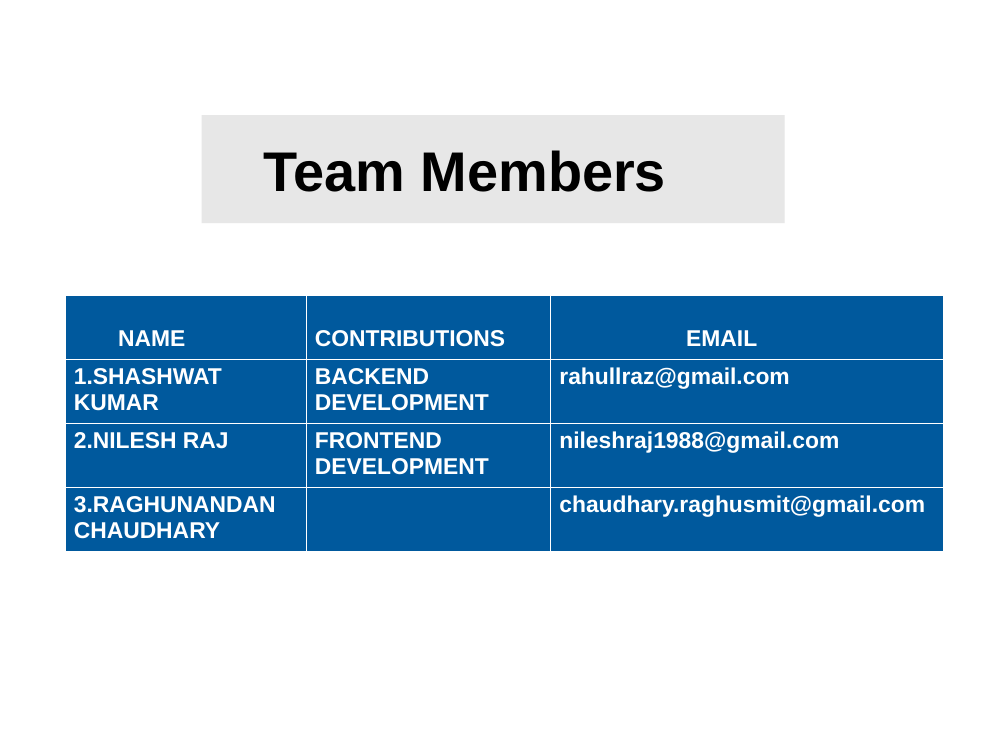
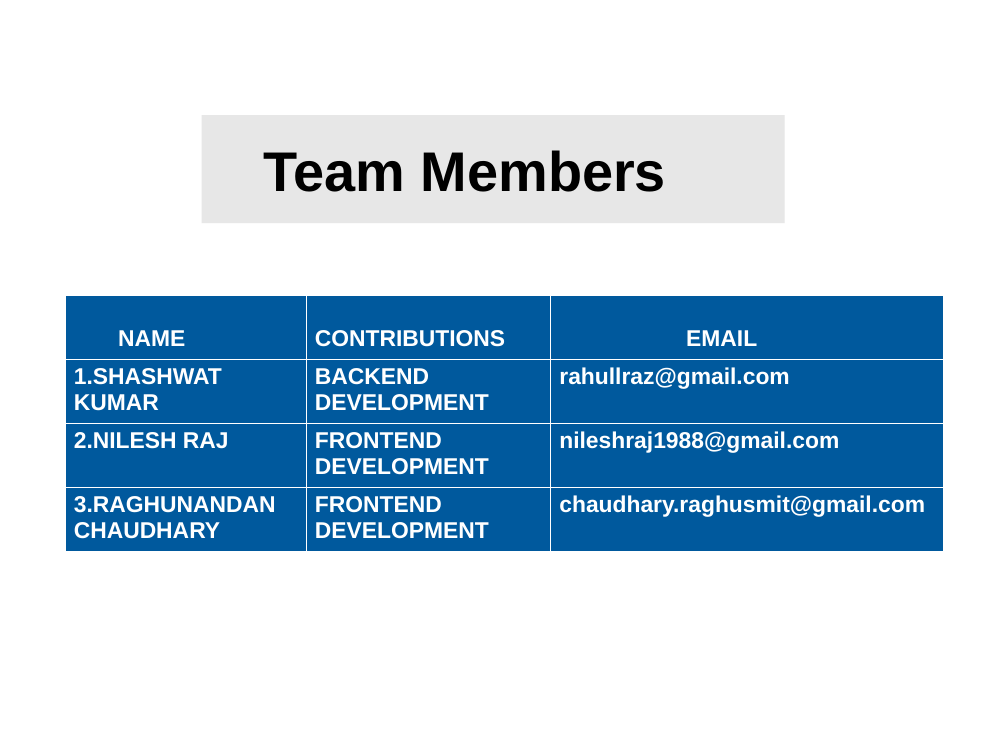
Before and after one commit to raghuit/D-CoderS_Hackathon_Template, a slide deck: slide 9 of Presentation/HACKATHONS.odp. Drawn at 1008x756 pixels with LibreOffice and Linux fonts; fonts in the diff are those of the drawing; background and template pictures are left out. Boxes give left, top, right and bottom in pixels: in the first picture for what was removed or moved away, otherwise in the second. Text is boxed around its words. In the diff, an @@ line names an element or a change of style, - is before the commit and + after.

```diff
--- a/Presentation/HACKATHONS.odp
+++ b/Presentation/HACKATHONS.odp
@@ table at (65,295,944,543) @@
-row 4, column 2: 
+row 4, column 2: FRONTEND / DEVELOPMENT
```
Also in this commit, not shown: 1 slide added, 1 slide removed.
